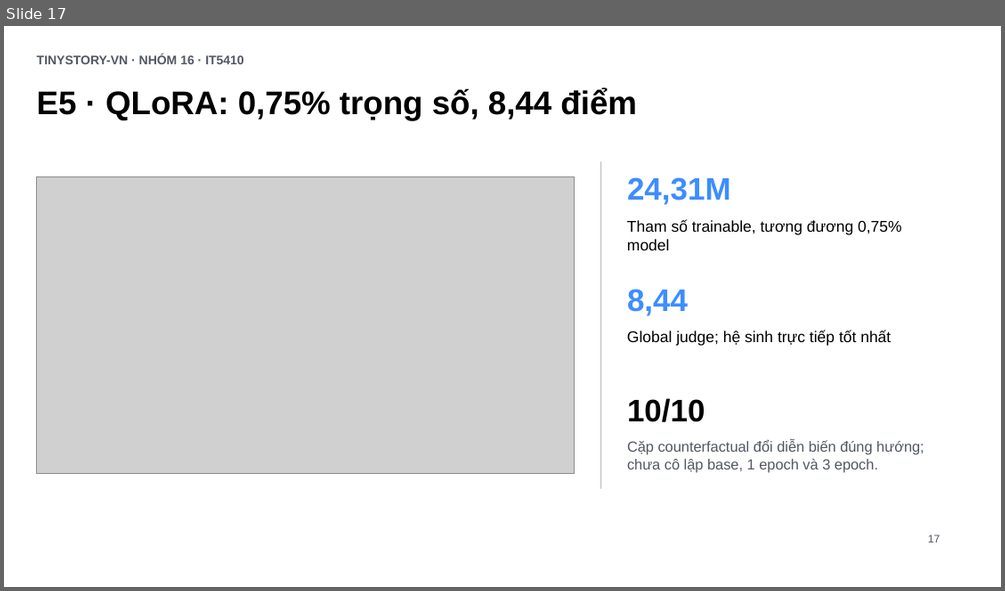
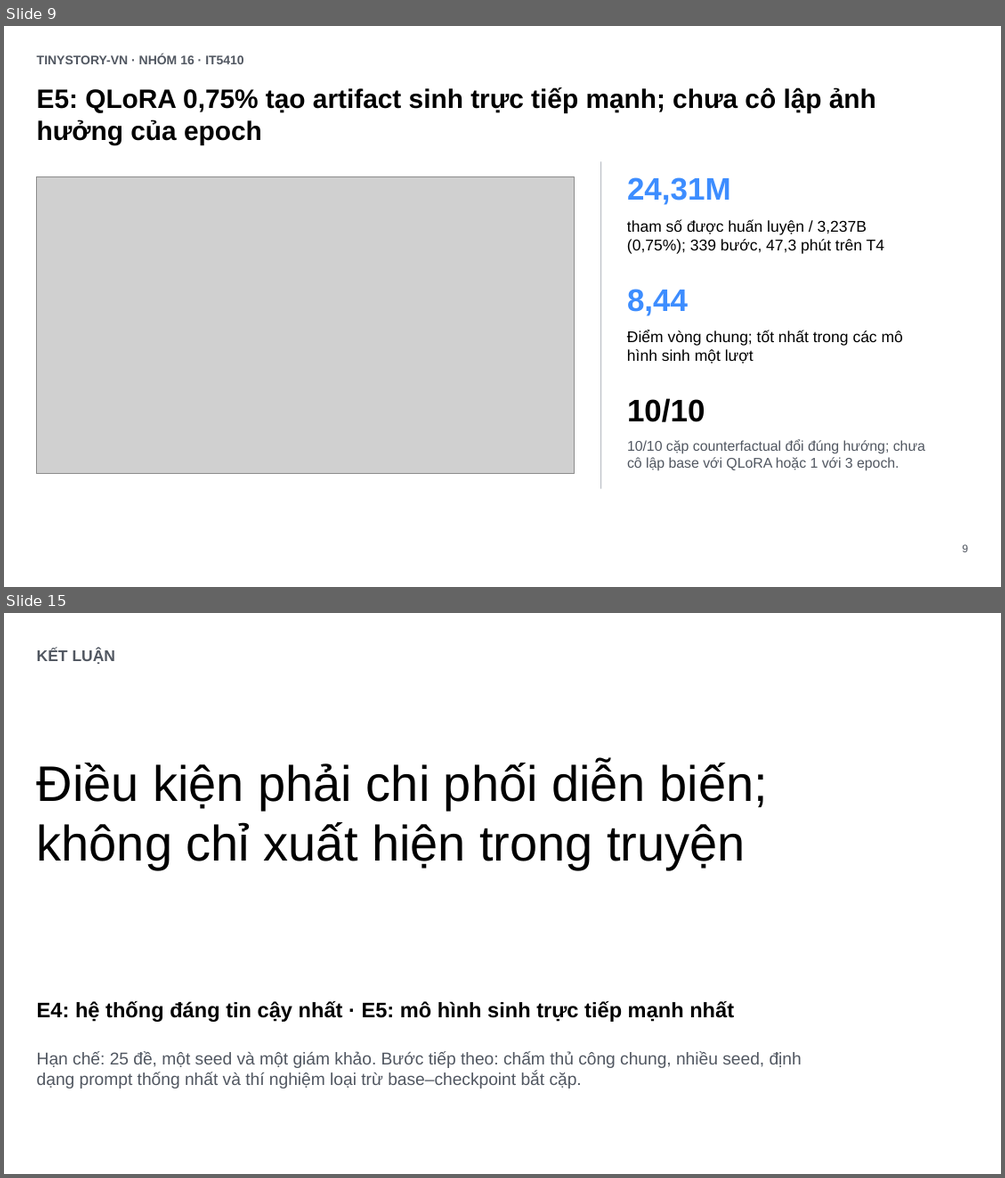
Before and after one commit to tungd/tinystory-vn, a slide deck: output/presentation/tinystory-vn-summary.pptx. Shown one above the other, each under a label of ours: slide 17 before the commit, slides 9 and 15 after it; the slides between them are not shown. The pictures are 1005x591 and 1005x1178 pixels, drawn with LibreOffice and Linux fonts; fonts in the diff are those of the drawing; grey boxes stand for pictures. Boxes give left, top, right and bottom in pixels: in the first picture for what was removed or moved away, otherwise in the second. Text is boxed around its words. In the diff, an @@ line names an element or a change of style, - is before the commit and + after.

```diff
--- a/output/presentation/tinystory-vn-summary.pptx
+++ b/output/presentation/tinystory-vn-summary.pptx
@@ slide 15 added at box(4, 613, 1001, 1174), background #FFFFFF @@
@@ text added at box(37, 649, 116, 664), 15 pt, text #515761, bold @@
+KẾT LUẬN
@@ text added at box(37, 762, 768, 869), 48 pt, text #000000 @@
+Điều kiện phải chi phối diễn biến;
+không chỉ xuất hiện trong truyện
@@ text added at box(37, 1001, 734, 1022), 20.2 pt, text #000000, bold @@
+E4: hệ thống đáng tin cậy nhất · E5: mô hình sinh trực tiếp mạnh nhất
@@ text added at box(37, 1051, 801, 1088), 16.5 pt, text #515761 @@
+Hạn chế: 25 đề, một seed và một giám khảo. Bước tiếp theo: chấm thủ công chung, nhiều seed, định dạng prompt thống nhất và thí nghiệm loại trừ base–checkpoint bắt cặp.
@@ what was slide 17 is now slide 9 @@
@@ slide 9 changed as well @@
@@ text at box(37, 87, 876, 145): text changed; size 31.5 to 25.6 pt @@
-E5 · QLoRA: 0,75% trọng số, 8,44 điểm
+E5: QLoRA 0,75% tạo artifact sinh trực tiếp mạnh; chưa cô lập ảnh hưởng của epoch
@@ text at box(627, 219, 884, 254): text changed @@
-Tham số trainable, tương đương 0,75% model
+tham số được huấn luyện / 3,237B (0,75%); 339 bước, 47,3 phút trên T4
@@ text at box(627, 329, 903, 363): text changed @@
-Global judge; hệ sinh trực tiếp tốt nhất
+Điểm vòng chung; tốt nhất trong các mô hình sinh một lượt
@@ text at box(627, 439, 925, 471): text changed; size 14.1 to 13.6 pt @@
-Cặp counterfactual đổi diễn biến đúng hướng; chưa cô lập base, 1 epoch và 3 epoch.
+10/10 cặp counterfactual đổi đúng hướng; chưa cô lập base với QLoRA hoặc 1 với 3 epoch.
@@ text at box(962, 544, 968, 552): text changed @@
-17
+9
```
Also in this commit, not shown: 5 other slides changed, 8 other slides added, 12 slides removed, 5 other files.
